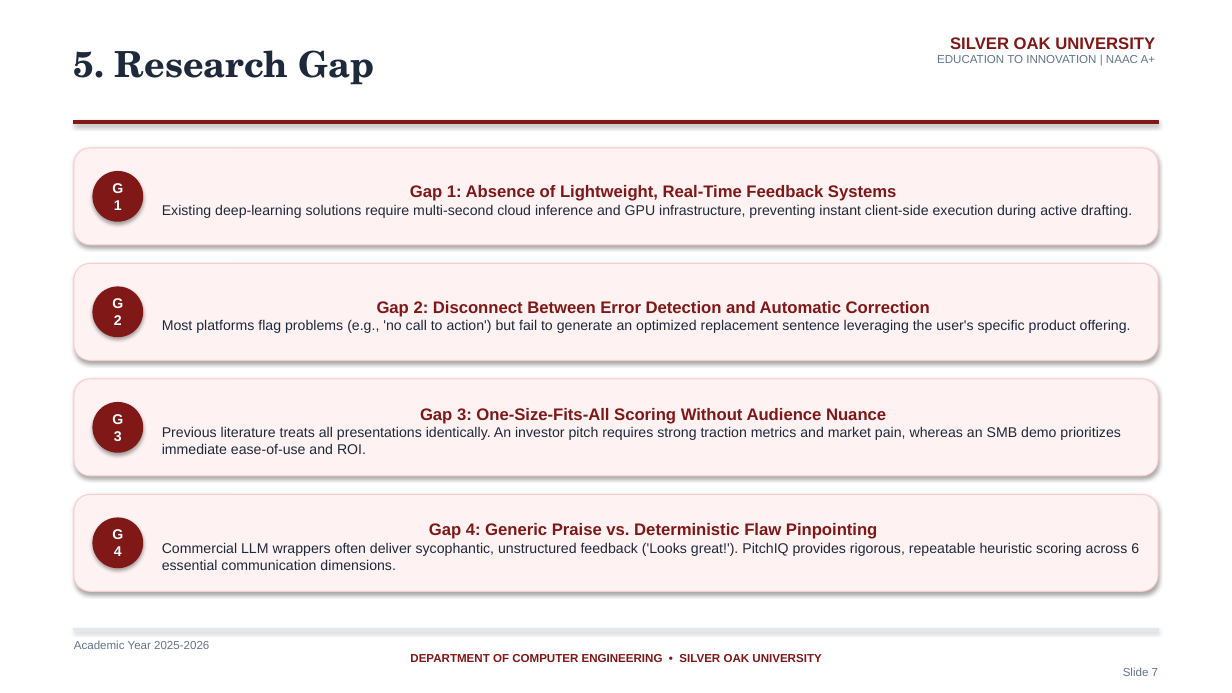
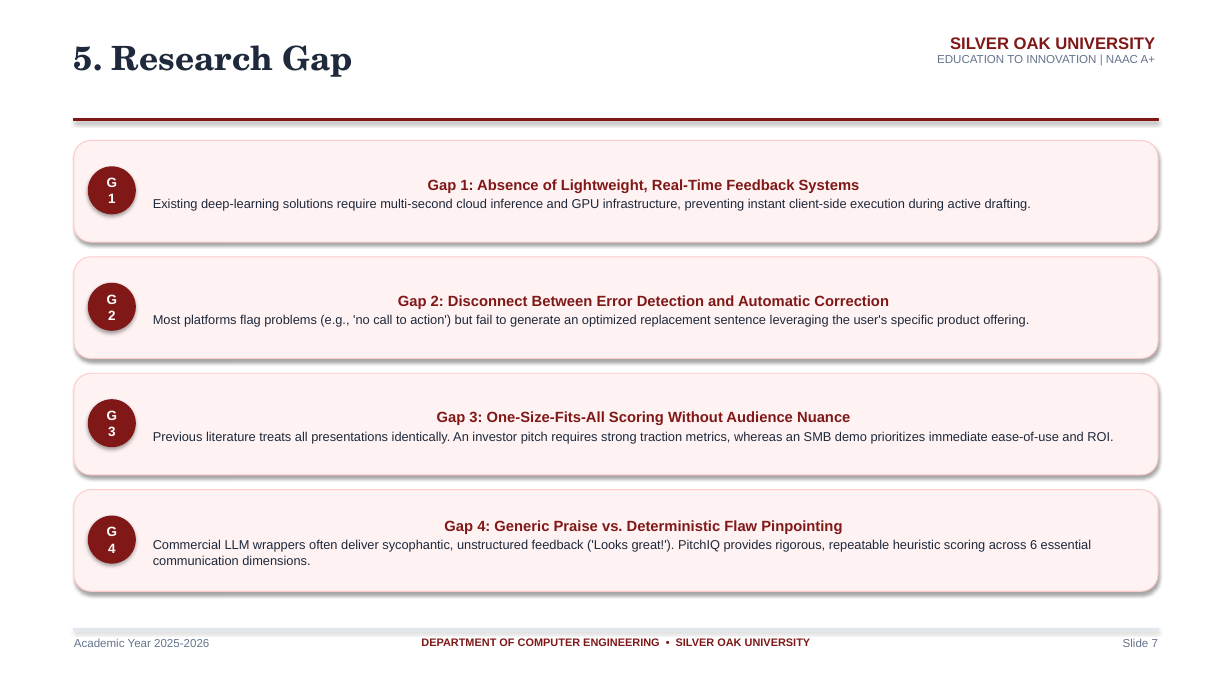
Before and after one commit to PARTHBAVALIYA/pitchiq, a slide deck: slide 7 of PitchIQ_SilverOak_Presentation.pptx. Drawn at 1232x693 pixels with LibreOffice and Linux fonts; fonts in the diff are those of the drawing. Boxes give left, top, right and bottom in pixels: in the first picture for what was removed or moved away, otherwise in the second. Text is boxed around its words. In the diff, an @@ line names an element or a change of style, - is before the commit and + after.

Commit message:
Fix slide formatting, card padding, and box boundaries in PPT

```diff
--- a/PitchIQ_SilverOak_Presentation.pptx
+++ b/PitchIQ_SilverOak_Presentation.pptx
@@ text "5. Research Gap" at (74,45,353,77): size 28 to 26 pt @@
@@ rounded rectangle "Gap 1: Absence of Lightweight, ...": place and size @@
-rounded rectangle "Gap 1: Absence of Lightweight, ..." at (74,148,1158,245)
+rounded rectangle "Gap 1: Absence of Lightweight, ..." at (74,140,1158,242)
@@ rounded rectangle "Gap 1: Absence of Lightweight, ..." at (74,140,1158,242): size 13 to 11.5 pt in "Gap 1: Absence of Lightweight, Real-Time Feedback ..."; size 11 to 10 pt in "Existing deep-learning solutions require multi-second cloud  ..."; more space between paragraphs @@
@@ size 11 to 10.5 pt in 4 elements at (88,516,136,564), (88,399,136,447), (88,283,136,331), (88,166,136,214) @@
@@ 3 ellipses: place and size @@
-3 ellipses at (92,171,143,453)
+3 ellipses at (88,166,136,447)
@@ rounded rectangle "Gap 2: Disconnect Between Error ...": place and size @@
-rounded rectangle "Gap 2: Disconnect Between Error ..." at (74,263,1158,360)
+rounded rectangle "Gap 2: Disconnect Between Error ..." at (74,257,1158,359)
@@ rounded rectangle "Gap 2: Disconnect Between Error ..." at (74,257,1158,359): size 13 to 11.5 pt in "Gap 2: Disconnect Between Error Detection and ..."; size 11 to 10 pt in "Most platforms flag problems (e.g., 'no call ..."; more space between paragraphs @@
@@ rounded rectangle "Gap 3: One-Size-Fits-All Scoring Without ...": place and size @@
-rounded rectangle "Gap 3: One-Size-Fits-All Scoring Without ..." at (74,379,1158,476)
+rounded rectangle "Gap 3: One-Size-Fits-All Scoring Without ..." at (74,373,1158,475)
@@ text in rounded rectangle at (108,426,115,436): size 13 to 11.5 pt in "Gap 3: One-Size-Fits-All Scoring Without Audience Nuance" @@
@@ text in rounded rectangle at (153,431,1113,444): text changed; size 11 to 10 pt @@
-Previous literature treats all presentations identically. An investor pitch requires strong traction metrics and market pain, whereas an SMB demo prioritizes immediate ease-of-use and ROI.
+Previous literature treats all presentations identically. An investor pitch requires strong traction metrics, whereas an SMB demo prioritizes immediate ease-of-use and ROI.
@@ rounded rectangle "Gap 4: Generic Praise vs. ...": place and size @@
-rounded rectangle "Gap 4: Generic Praise vs. ..." at (74,494,1158,592)
+rounded rectangle "Gap 4: Generic Praise vs. ..." at (74,490,1158,592)
@@ rounded rectangle "Gap 4: Generic Praise vs. ..." at (74,490,1158,592): size 13 to 11.5 pt in "Gap 4: Generic Praise vs. Deterministic Flaw ..."; size 11 to 10 pt in "Commercial LLM wrappers often deliver sycophantic, unstructu ..."; more space between paragraphs @@
@@ ellipse "G4": place and size @@
-ellipse "G4" at (92,518,143,568)
+ellipse "G4" at (88,516,136,564)
@@ text at (410,654,1158,676): paragraphs removed @@
-DEPARTMENT OF COMPUTER ENGINEERING • SILVER OAK UNIVERSITY
-Slide 7
@@ text added at (421,638,811,649), 8.5 pt, text #801818, bold @@
+DEPARTMENT OF COMPUTER ENGINEERING • SILVER OAK UNIVERSITY
@@ text added at (1123,638,1158,647), 9 pt, text #64748B @@
+Slide 7
```
Also in this commit, not shown: 13 other slides changed.
